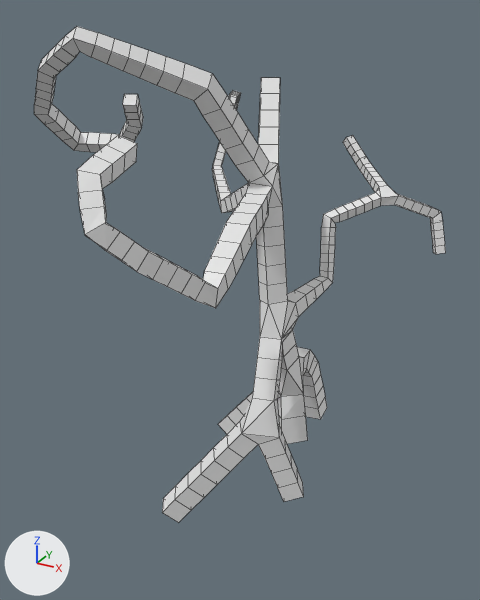
Two versions of the Blender file salemstalker/Assets/3D/plants/swamptree1.blend, one commit apart.
Rendered twice from a 50 mm lens placed at (4.05, -9.22, 7.07), pointed at (-0.72, -0.55, 2.74). Arrows for +X, +Y and +Z are at lower left; the lights stay in place. The picture after the commit comes second. Mesh edges are drawn as thin lines.
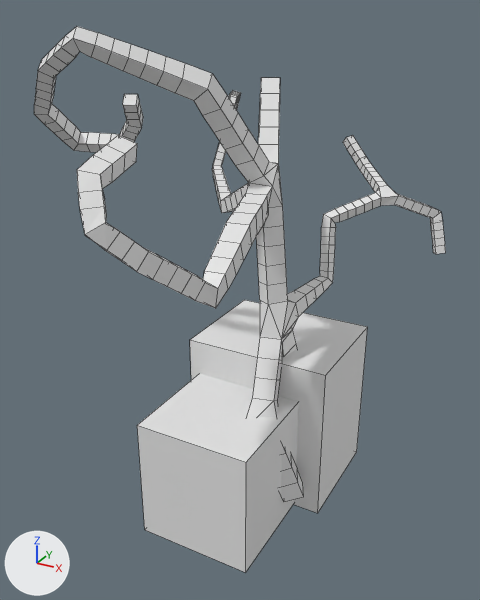
Location of each change, (x1, y1, x2, y2) in pixels of the pictures (480 x 600 px):
'Cube.002-colony', added
    after: (137, 300, 367, 573)

Diff of the bpy script that builds the scene:
```diff
--- a/salemstalker/Assets/3D/plants/swamptree1.blend.py
+++ b/salemstalker/Assets/3D/plants/swamptree1.blend.py
@@ me_cube_002 @@
+me_cube_002.from_pydata(...)  # a box spanning x -1.0..1.0, y -1.0..1.8, z -1.0..1.76; a box spanning x -1.18..1.46, y 1.41..4.05, z -1.06..2.59
@@ ob_cube_002_colony @@
+ob_cube_002_colony = bpy.data.objects.new('Cube.002-colony', me_cube_002)
+ob_cube_002_colony.location = (-0.59, -1.6, -0.2)
+ob_cube_002_colony.scale = (0.963, 0.757, 0.757)
```
